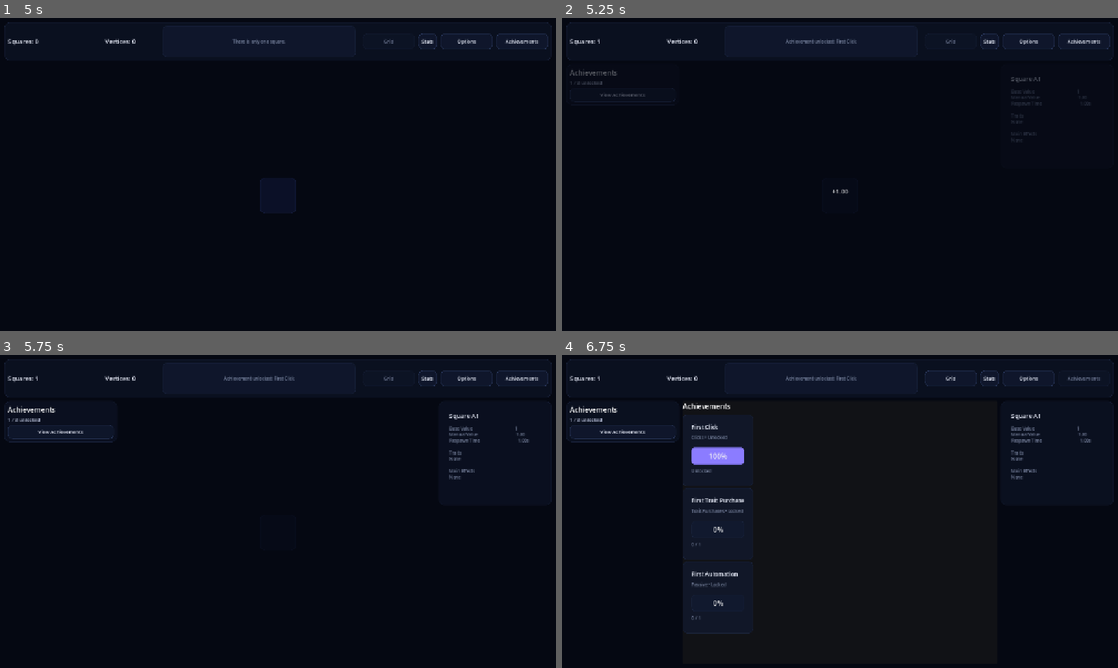
Above: before the commit, frames 1-4 (two rows, left to right).
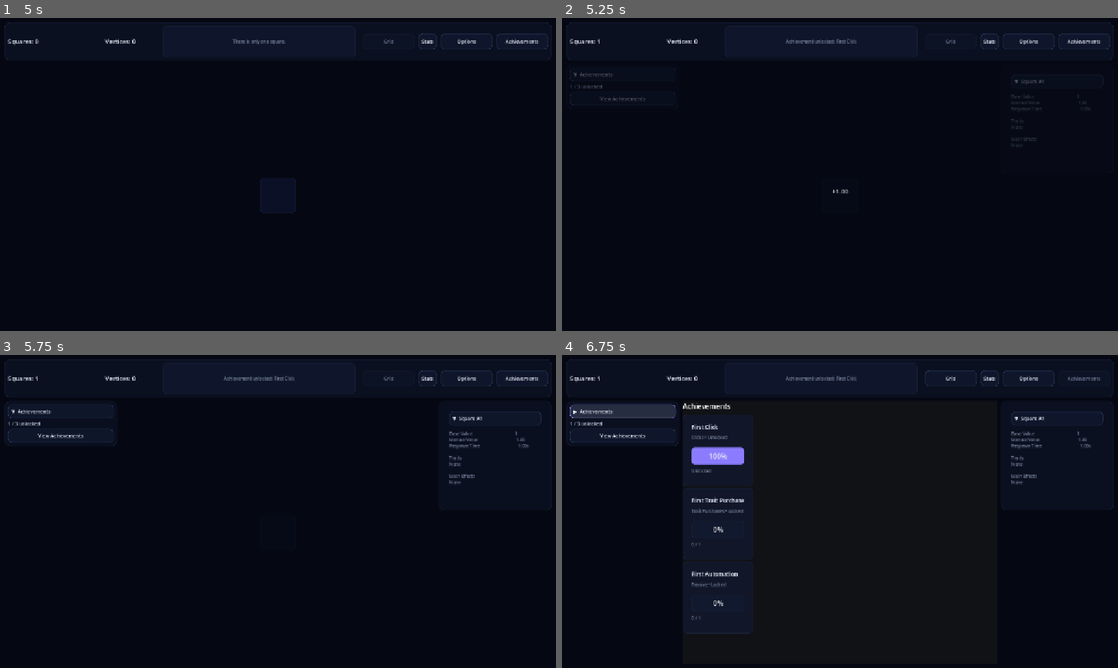
Above: after the commit, the same moments.

Repository: franciscoCapa27/Squared_2
Game: Godot game, scene res://scenes/main/Main.tscn
The game is run twice, just before and just after one commit, with the same random seed, the same clock (stepped at 60 frames per second) and the same inputs.
Inputs (mouse positions are in pixels of both pictures, inside the frame that each line leads up to):
- Up to frame 1 (5 s): click "Options" at 0.5 s; click (278, 190) at 1.27 s; type "Alex" at 1.35 s; click (278, 243) at 1.5 s; type "Alex" at 1.58 s; click "Achievements" at 2 s; click "Grid" at 2.75 s; click "Stats" at 3.5 s; click "Grid" at 4.25 s
- Up to frame 2 (5.25 s): click (840, 196) at 5 s
- Up to frame 3 (5.75 s): no input
- Up to frame 4 (6.75 s): click "View Achievements" at 5.75 s; click (623, 411) at 6.5 s, where only the run after the commit has a clickable "▼ Achievements"

Frame 1 is identical in both runs. In frame 2, 0.4% of the frame differs, in the area x 1-98%, y 16-42%; in frame 3, 0.9%; in frame 4, 1.6%, in the area x 1-100%, y 15-50%.

Commit message:
feat(ui): add collapsible panel headers (#168)

Diff:
--- a/squared-2/scenes/main/Main.tscn
+++ b/squared-2/scenes/main/Main.tscn
@@ -10,6 +10,7 @@
 [ext_resource type="Script" uid="uid://8mmn8xlnp7rn" path="res://scripts/ui/achievements_page.gd" id="6_ko0rf"]
 [ext_resource type="Script" uid="uid://byja7u42vbuc" path="res://scripts/ui/square_details_panel.gd" id="6_sjxhf"]
 [ext_resource type="Script" uid="uid://vlq180vt2gmu" path="res://scripts/ui/run_upgrades_panel.gd" id="8_ko0rf"]
+[ext_resource type="Script" path="res://scripts/ui/collapsible_panel_header.gd" id="9_collapsible"]
 
 [node name="Main" type="Control" unique_id=1963513095]
 layout_mode = 3
@@ -184,10 +185,13 @@
 unique_name_in_owner = true
 layout_mode = 2
 
-[node name="PassiveTitle" type="Label" parent="RootMargin/MainVBox/BodyHBox/LeftPanel/PassivePanel/PassiveMargin/PassiveVBox" unique_id=203293622]
+[node name="PassiveTitle" type="Button" parent="RootMargin/MainVBox/BodyHBox/LeftPanel/PassivePanel/PassiveMargin/PassiveVBox" unique_id=203293622 node_paths=PackedStringArray("content_path")]
 unique_name_in_owner = true
 layout_mode = 2
 text = "Passives"
+alignment = 0
+script = ExtResource("9_collapsible")
+content_path = NodePath("../PassiveScroll")
 
 [node name="PassiveScroll" type="ScrollContainer" parent="RootMargin/MainVBox/BodyHBox/LeftPanel/PassivePanel/PassiveMargin/PassiveVBox" unique_id=1645222271]
 layout_mode = 2
@@ -209,16 +213,22 @@
 [node name="AchievementSummaryVBox" type="VBoxContainer" parent="RootMargin/MainVBox/BodyHBox/LeftPanel/AchievementSummaryPanel/AchievementSummaryMargin" unique_id=1792072269]
 layout_mode = 2
 
-[node name="AchievementSummaryTitle" type="Label" parent="RootMargin/MainVBox/BodyHBox/LeftPanel/AchievementSummaryPanel/AchievementSummaryMargin/AchievementSummaryVBox" unique_id=1959977698]
+[node name="AchievementSummaryTitle" type="Button" parent="RootMargin/MainVBox/BodyHBox/LeftPanel/AchievementSummaryPanel/AchievementSummaryMargin/AchievementSummaryVBox" unique_id=1959977698 node_paths=PackedStringArray("content_path")]
 layout_mode = 2
 text = "Achievements"
-
-[node name="AchievementSummaryLabel" type="Label" parent="RootMargin/MainVBox/BodyHBox/LeftPanel/AchievementSummaryPanel/AchievementSummaryMargin/AchievementSummaryVBox" unique_id=1107125221]
+alignment = 0
+script = ExtResource("9_collapsible")
+content_path = NodePath("../AchievementSummaryContent")
+
+[node name="AchievementSummaryContent" type="VBoxContainer" parent="RootMargin/MainVBox/BodyHBox/LeftPanel/AchievementSummaryPanel/AchievementSummaryMargin/AchievementSummaryVBox"]
+layout_mode = 2
+
+[node name="AchievementSummaryLabel" type="Label" parent="RootMargin/MainVBox/BodyHBox/LeftPanel/AchievementSummaryPanel/AchievementSummaryMargin/AchievementSummaryVBox/AchievementSummaryContent" unique_id=1107125221]
 unique_name_in_owner = true
 layout_mode = 2
 text = "0 / 0"
 
-[node name="AchievementSummaryButton" type="Button" parent="RootMargin/MainVBox/BodyHBox/LeftPanel/AchievementSummaryPanel/AchievementSummaryMargin/AchievementSummaryVBox" unique_id=2144275133]
+[node name="AchievementSummaryButton" type="Button" parent="RootMargin/MainVBox/BodyHBox/LeftPanel/AchievementSummaryPanel/AchievementSummaryMargin/AchievementSummaryVBox/AchievementSummaryContent" unique_id=2144275133]
 unique_name_in_owner = true
 layout_mode = 2
 text = "View Achievements"
@@ -296,30 +306,36 @@
 [node name="BuyTraitMargin" type="MarginContainer" parent="RootMargin/MainVBox/BodyHBox/CenterPageRoot/GridPage/GridCenter/GridVBox/BuyTraitPanel" unique_id=1318115022]
 layout_mode = 2
 
-[node name="BuyTraitHBox" type="HBoxContainer" parent="RootMargin/MainVBox/BodyHBox/CenterPageRoot/GridPage/GridCenter/GridVBox/BuyTraitPanel/BuyTraitMargin" unique_id=1862153416]
-layout_mode = 2
-
-[node name="BuyTraitTextVBox" type="VBoxContainer" parent="RootMargin/MainVBox/BodyHBox/CenterPageRoot/GridPage/GridCenter/GridVBox/BuyTraitPanel/BuyTraitMargin/BuyTraitHBox" unique_id=1706788438]
-layout_mode = 2
-
-[node name="BuyTraitTitle" type="Label" parent="RootMargin/MainVBox/BodyHBox/CenterPageRoot/GridPage/GridCenter/GridVBox/BuyTraitPanel/BuyTraitMargin/BuyTraitHBox/BuyTraitTextVBox" unique_id=118207868]
+[node name="BuyTraitVBox" type="VBoxContainer" parent="RootMargin/MainVBox/BodyHBox/CenterPageRoot/GridPage/GridCenter/GridVBox/BuyTraitPanel/BuyTraitMargin"]
+layout_mode = 2
+
+[node name="BuyTraitTitle" type="Button" parent="RootMargin/MainVBox/BodyHBox/CenterPageRoot/GridPage/GridCenter/GridVBox/BuyTraitPanel/BuyTraitMargin/BuyTraitVBox" unique_id=118207868 node_paths=PackedStringArray("content_path")]
 unique_name_in_owner = true
 layout_mode = 2
 text = "Buy Trait"
-
-[node name="BuyTraitDescription" type="Label" parent="RootMargin/MainVBox/BodyHBox/CenterPageRoot/GridPage/GridCenter/GridVBox/BuyTraitPanel/BuyTraitMargin/BuyTraitHBox/BuyTraitTextVBox" unique_id=1988103486]
+alignment = 0
+script = ExtResource("9_collapsible")
+content_path = NodePath("../BuyTraitContent")
+
+[node name="BuyTraitContent" type="HBoxContainer" parent="RootMargin/MainVBox/BodyHBox/CenterPageRoot/GridPage/GridCenter/GridVBox/BuyTraitPanel/BuyTraitMargin/BuyTraitVBox"]
+layout_mode = 2
+
+[node name="BuyTraitTextVBox" type="VBoxContainer" parent="RootMargin/MainVBox/BodyHBox/CenterPageRoot/GridPage/GridCenter/GridVBox/BuyTraitPanel/BuyTraitMargin/BuyTraitVBox/BuyTraitContent" unique_id=1706788438]
+layout_mode = 2
+
+[node name="BuyTraitDescription" type="Label" parent="RootMargin/MainVBox/BodyHBox/CenterPageRoot/GridPage/GridCenter/GridVBox/BuyTraitPanel/BuyTraitMargin/BuyTraitVBox/BuyTraitContent/BuyTraitTextVBox" unique_id=1988103486]
 unique_name_in_owner = true
 layout_mode = 2
 text = "Reset your run to gain permanent bonuses."
 
-[node name="BuyTraitDetails" type="Label" parent="RootMargin/MainVBox/BodyHBox/CenterPageRoot/GridPage/GridCenter/GridVBox/BuyTraitPanel/BuyTraitMargin/BuyTraitHBox/BuyTraitTextVBox" unique_id=246128059]
+[node name="BuyTraitDetails" type="Label" parent="RootMargin/MainVBox/BodyHBox/CenterPageRoot/GridPage/GridCenter/GridVBox/BuyTraitPanel/BuyTraitMargin/BuyTraitVBox/BuyTraitContent/BuyTraitTextVBox" unique_id=246128059]
 unique_name_in_owner = true
 layout_mode = 2
 autowrap_mode = 3
 custom_minimum_size = Vector2(0, 64)
 text = "Gain Vertices • A square gains a permanent Trait • Keep this run"
 
-[node name="BuyTraitButton" type="Button" parent="RootMargin/MainVBox/BodyHBox/CenterPageRoot/GridPage/GridCenter/GridVBox/BuyTraitPanel/BuyTraitMargin/BuyTraitHBox" unique_id=126762251]
+[node name="BuyTraitButton" type="Button" parent="RootMargin/MainVBox/BodyHBox/CenterPageRoot/GridPage/GridCenter/GridVBox/BuyTraitPanel/BuyTraitMargin/BuyTraitVBox/BuyTraitContent" unique_id=126762251]
 unique_name_in_owner = true
 custom_minimum_size = Vector2(160, 0)
 layout_mode = 2
@@ -530,13 +546,14 @@
 mouse_filter = 2
 theme_override_constants/separation = 12
 
-[node name="SelectedSquareTitle" type="Label" parent="RootMargin/MainVBox/BodyHBox/RightPanel/SquareDetailsPanel/SideMargin/SideVbox" unique_id=324483402]
+[node name="SelectedSquareTitle" type="Button" parent="RootMargin/MainVBox/BodyHBox/RightPanel/SquareDetailsPanel/SideMargin/SideVbox" unique_id=324483402 node_paths=PackedStringArray("content_path")]
 unique_name_in_owner = true
 layout_mode = 2
 size_flags_vertical = 0
-theme_override_font_sizes/font_size = 18
 text = "Selected Square"
-clip_text = true
+alignment = 0
+script = ExtResource("9_collapsible")
+content_path = NodePath("../SelectedSquareDetails")
 
 [node name="SelectedSquareDetails" type="RichTextLabel" parent="RootMargin/MainVBox/BodyHBox/RightPanel/SquareDetailsPanel/SideMargin/SideVbox" unique_id=195294754]
 unique_name_in_owner = true
@@ -560,12 +577,13 @@
 unique_name_in_owner = true
 layout_mode = 2
 
-[node name="RunUpgradesTitle" type="Label" parent="RootMargin/MainVBox/BodyHBox/RightPanel/RunUpgradesPanel/RunUpgradesMargin/RunUpgradesVBox" unique_id=2033131904]
+[node name="RunUpgradesTitle" type="Button" parent="RootMargin/MainVBox/BodyHBox/RightPanel/RunUpgradesPanel/RunUpgradesMargin/RunUpgradesVBox" unique_id=2033131904 node_paths=PackedStringArray("content_path")]
 layout_mode = 2
 size_flags_vertical = 0
-theme_override_font_sizes/font_size = 18
-text = "Upgrades
-"
+text = "Upgrades"
+alignment = 0
+script = ExtResource("9_collapsible")
+content_path = NodePath("../RunUpgradeScroll")
 
 [node name="RunUpgradeScroll" type="ScrollContainer" parent="RootMargin/MainVBox/BodyHBox/RightPanel/RunUpgradesPanel/RunUpgradesMargin/RunUpgradesVBox" unique_id=612396319]
 layout_mode = 2
--- a/squared-2/scripts/main/main.gd
+++ b/squared-2/scripts/main/main.gd
@@ -3,7 +3,6 @@
 @onready var squares_label: Label = %SquaresLabel
 @onready var vertices_label: Label = %VerticesLabel
 @onready var trait_purchase_button: Button = %BuyTraitButton
-@onready var trait_purchase_title: Label = %BuyTraitTitle
 @onready var trait_purchase_description: Label = %BuyTraitDescription
 @onready var story_label: Label = %StoryLabel
 @onready var story_panel: PanelContainer = %StoryPanel
@@ -97,7 +96,6 @@
 	ThemeTextHelper.apply_resource_label(squares_label)
 	ThemeTextHelper.apply_resource_label(vertices_label)
 	ThemeTextHelper.apply_body_label(story_label)
-	ThemeTextHelper.apply_panel_title(trait_purchase_title)
 	ThemeTextHelper.apply_body_label(trait_purchase_description)
 	ThemeTextHelper.apply_detail_label(trait_purchase_details)
 	ThemeTextHelper.apply_body_label(achievement_summary_label)
--- /dev/null
+++ b/squared-2/scripts/ui/collapsible_panel_header.gd
@@ -0,0 +1,32 @@
+extends Button
+class_name CollapsiblePanelHeader
+
+@export_node_path("Control") var content_path: NodePath
+
+var _content: Control
+var _title_text: String
+var _expanded: bool = true
+
+
+func _ready() -> void:
+	_title_text = text
+	_content = get_node_or_null(content_path) as Control
+	pressed.connect(_toggle_expanded)
+	ThemeButtonHelper.apply_button_theme(self)
+	_update_visual_state()
+
+
+func set_title(title_text: String) -> void:
+	_title_text = title_text
+	_update_visual_state()
+
+
+func _toggle_expanded() -> void:
+	_expanded = not _expanded
+	_update_visual_state()
+
+
+func _update_visual_state() -> void:
+	text = "%s  %s" % ["▼" if _expanded else "▶", _title_text]
+	if _content != null:
+		_content.visible = _expanded
--- a/squared-2/scripts/ui/passive_panel.gd
+++ b/squared-2/scripts/ui/passive_panel.gd
@@ -4,7 +4,7 @@
 signal passive_generator_upgraded(generator_id: String)
 
 @onready var passive_generator_list: VBoxContainer = %PassiveGeneratorList
-@onready var passive_title: Label = %PassiveTitle
+@onready var passive_title: CollapsiblePanelHeader = %PassiveTitle
 @onready var passive_margin: MarginContainer = %PassiveMargin
 @onready var passive_v_box: VBoxContainer = %PassiveVBox
 
@@ -93,10 +93,7 @@
 	ThemeLayoutHelper.apply_margin(passive_margin, "inner_margin")
 	ThemeLayoutHelper.apply_box_separation(passive_v_box, "card_gap")
 
-	ThemeTextHelper.apply_panel_title(passive_title)
-
 	passive_title.clip_text = true
-	passive_title.autowrap_mode = TextServer.AUTOWRAP_OFF
 
 
 func _on_theme_changed() -> void:
--- a/squared-2/scripts/ui/square_details_panel.gd
+++ b/squared-2/scripts/ui/square_details_panel.gd
@@ -1,7 +1,7 @@
 extends PanelContainer
 class_name SquareDetailsPanel
 
-@onready var selected_square_title: Label = %SelectedSquareTitle
+@onready var selected_square_title: CollapsiblePanelHeader = %SelectedSquareTitle
 @onready var selected_square_details: RichTextLabel = %SelectedSquareDetails
 @onready var side_margin: MarginContainer = %RunUpgradesMargin
 @onready var side_v_box: VBoxContainer = %RunUpgradesVBox
@@ -18,11 +18,6 @@
 
 	ThemeLayoutHelper.apply_margin(side_margin, "inner_margin")
 	ThemeLayoutHelper.apply_box_separation(side_v_box, "section_gap")
-	ThemeTextHelper.apply_auto_shrinking_title(
-		selected_square_title,
-		selected_square_title.text,
-		"panel_title"
-	)
 	ThemeTextHelper.apply_detail_rich_text(selected_square_details)
 
 
@@ -45,11 +40,7 @@
 		clear()
 		return
 
-	ThemeTextHelper.apply_auto_shrinking_title(
-		selected_square_title,
-		square_data.display_name,
-		"panel_title"
-	)
+	selected_square_title.set_title(square_data.display_name)
 	selected_square_details.text = _build_square_details_text(square_data)
 
 
@@ -62,7 +53,7 @@
 
 func clear() -> void:
 	selected_square_id = ""
-	selected_square_title.text = "No square selected"
+	selected_square_title.set_title("No square selected")
 	selected_square_details.text = "Click a square to inspect it."
 
 
Not shown, added: squared-2/scripts/ui/collapsible_panel_header.gd.uid
